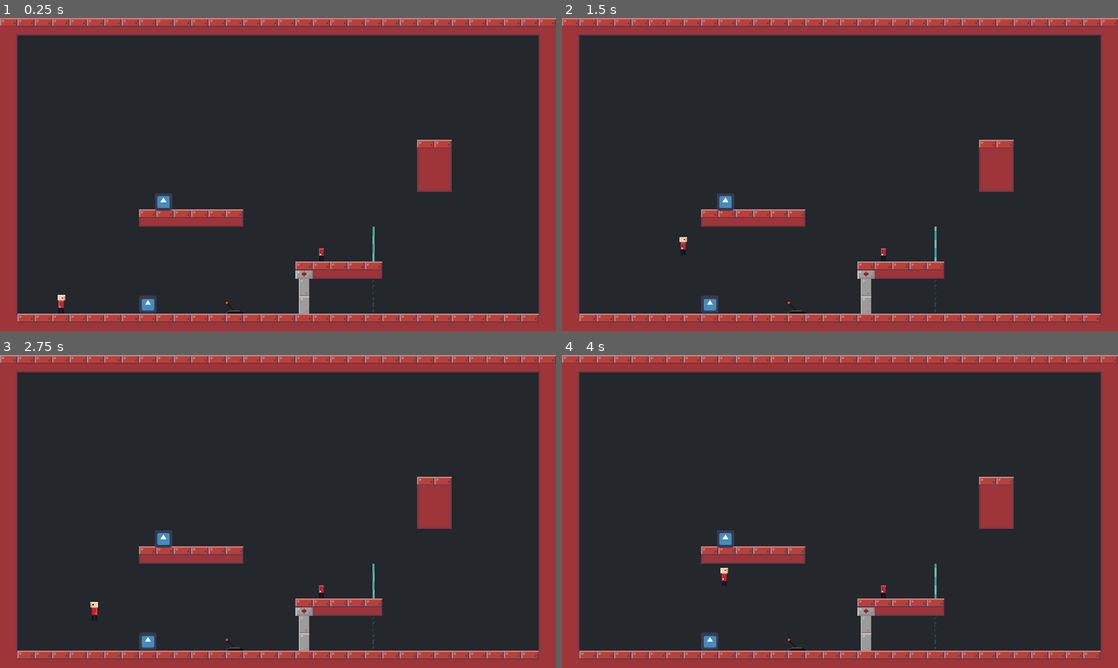
Above: before the commit, frames 1-4 (two rows, left to right).
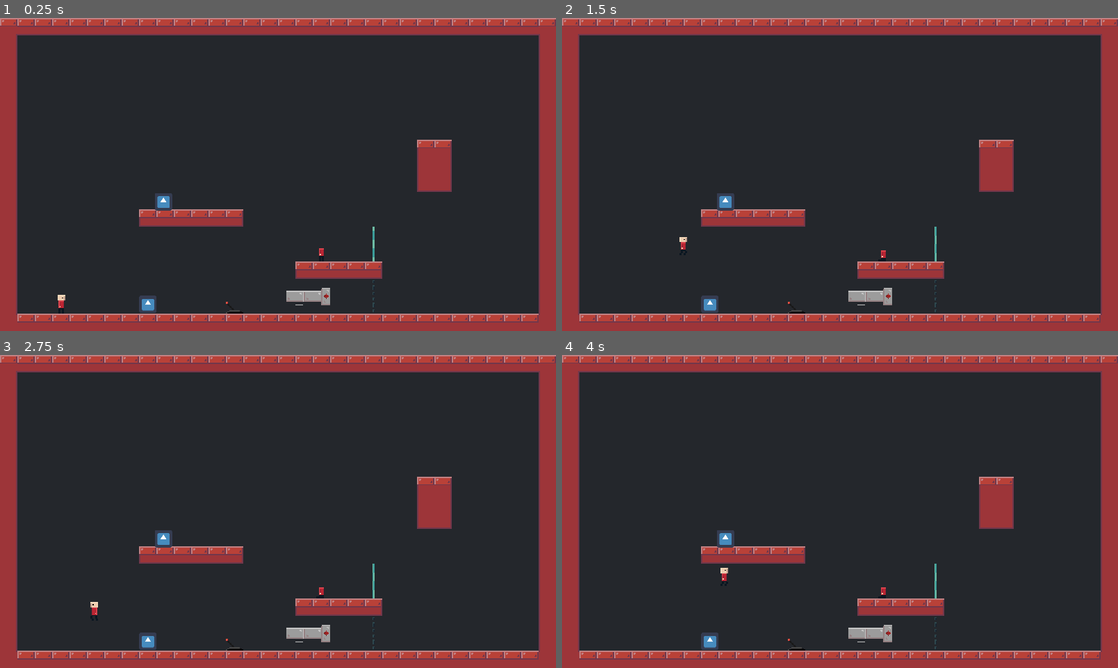
Above: after the commit, the same moments.

Repository: Lunatic-Games/kill-me-now
Game: Godot game, scene res://levels/level_test.tscn
Same seed, same stepped clock (60 frames per second), same inputs: the game is played once before the commit and once after it. The engine's default icon, where the game draws it, is replaced by a stand-in: a white triangle on a blue panel in a dark square.
Inputs:
- Up to frame 1 (0.25 s): no input
- Up to frame 2 (1.5 s): tap Enter at 0.5 s; hold D (move_right) from 0.53 s (still down); tap E (interact) at 0.6, 1.35 s; tap Space (jump) at 0.77, 1.25 s
- Up to frame 3 (2.75 s): tap Space (jump) at 1.52 s; tap Enter at 2 s; release D (move_right) at 2.03 s; hold A (move_left) from 2.03 s (still down); tap E (interact) at 2.1 s
- Up to frame 4 (4 s): release A (move_left) at 2.78 s; hold D (move_right) from 2.78 s (still down); tap E (interact) at 2.85, 3.6 s; tap Space (jump) at 3.02, 3.5, 3.77 s

The runs differ from the first frame. In frame 1, 0.5% of the frame differs, in the area x 51-68%, y 66-95%; in frame 2, 0.6%; in frame 3, 0.5%; in frame 4, 0.6%, in the area x 28-68%, y 66-95%.

Commit message:
Added animations and fixed npc edge cases

Diff:
--- a/body/body.gd
+++ b/body/body.gd
@@ -13,6 +13,11 @@
 var velocity = Vector2(0, 0)
 
 
+func _ready():
+	if !has_node("Soul"):
+		$AnimationPlayer.play("die")
+
+
 func _physics_process(delta):
 	if has_node("Soul"):
 		if Input.is_action_just_pressed("move_down"):
@@ -26,9 +31,13 @@
 		if Input.is_action_pressed("move_left"):
 			movement.x -= 1
 			set_direction(-1)
+			if abs(velocity.y) < 10.0:
+				$AnimationPlayer.play("moving")
 		if Input.is_action_pressed("move_right"):
 			movement.x += 1
 			set_direction(1)
+			if abs(velocity.y) < 10.0:
+				$AnimationPlayer.play("moving")
 		if (Input.is_action_just_pressed("jump") or
 				Input.is_action_just_pressed("move_up") and jumps_used < NUM_JUMPS):
 			jumps_used += 1
@@ -40,8 +49,12 @@
 
 	if is_on_floor():
 		jumps_used = 0
+		if has_node("Soul") and abs(velocity.x) < 10.0:
+			$AnimationPlayer.play("idle")
 	else:
 		velocity.y = min(velocity.y + GRAVITY, GRAVITY_CAP)
+		if has_node("Soul") and abs(velocity.y) > 10.0:
+			$AnimationPlayer.play("falling")
 	if is_on_ceiling():
 		velocity.y = max(0, velocity.y)
 	velocity = move_and_slide(velocity, UP_DIRECTION)
@@ -55,6 +68,12 @@
 	get_parent().add_child(soul)
 	soul.global_position = pos
 	soul.free_from_body()
+	$AnimationPlayer.play("die")
+
+
+func soul_entered():
+	set_direction(sign(get_node("Soul/Sprite").scale.x))
+	$AnimationPlayer.play("idle")
 
 
 func interact():
@@ -73,6 +92,8 @@
 
 
 func _on_InteractArea_area_entered(area):
+	if !has_node("Soul"):
+		return
 	if area.is_in_group("interactable") and area.get_parent().has_method("interact_enter"):
 		area.get_parent().interact_enter()
 
--- a/body/body.tscn
+++ b/body/body.tscn
@@ -12,15 +12,71 @@
 [sub_resource type="RectangleShape2D" id=3]
 extents = Vector2( 22, 24 )
 
+[sub_resource type="Animation" id=7]
+resource_name = "die"
+length = 0.5
+tracks/0/type = "value"
+tracks/0/path = NodePath("BodySprite:region_rect")
+tracks/0/interp = 1
+tracks/0/loop_wrap = true
+tracks/0/imported = false
+tracks/0/enabled = true
+tracks/0/keys = {
+"times": PoolRealArray( 0, 0.3 ),
+"transitions": PoolRealArray( 1, 1 ),
+"update": 1,
+"values": [ Rect2( 0, 0, 48, 48 ), Rect2( 48, 0, 48, 48 ) ]
+}
+
 [sub_resource type="Animation" id=4]
 resource_name = "falling"
+length = 0.1
+tracks/0/type = "value"
+tracks/0/path = NodePath("BodySprite:region_rect")
+tracks/0/interp = 1
+tracks/0/loop_wrap = true
+tracks/0/imported = false
+tracks/0/enabled = true
+tracks/0/keys = {
+"times": PoolRealArray( 0 ),
+"transitions": PoolRealArray( 1 ),
+"update": 0,
+"values": [ Rect2( 96, 0, 48, 48 ) ]
+}
 
 [sub_resource type="Animation" id=5]
 resource_name = "idle"
 loop = true
+tracks/0/type = "value"
+tracks/0/path = NodePath("BodySprite:region_rect")
+tracks/0/interp = 1
+tracks/0/loop_wrap = true
+tracks/0/imported = false
+tracks/0/enabled = true
+tracks/0/keys = {
+"times": PoolRealArray( 0 ),
+"transitions": PoolRealArray( 1 ),
+"update": 0,
+"values": [ Rect2( 0, 0, 48, 48 ) ]
+}
 
 [sub_resource type="Animation" id=6]
 resource_name = "moving"
+length = 0.8
+loop = true
+step = 0.05
+tracks/0/type = "value"
+tracks/0/path = NodePath("BodySprite:region_rect")
+tracks/0/interp = 1
+tracks/0/loop_wrap = true
+tracks/0/imported = false
+tracks/0/enabled = true
+tracks/0/keys = {
+"times": PoolRealArray( 0, 0.1, 0.2, 0.3, 0.4, 0.5, 0.6, 0.7 ),
+"transitions": PoolRealArray( 1, 1, 1, 1, 1, 1, 1, 1 ),
+"update": 1,
+"values": [ Rect2( 0, 0, 48, 48 ), Rect2( 144, 0, 48, 48 ), Rect2( 192, 0, 48, 48 ), Rect2( 144, 0, 48, 48 ), Rect2( 0, 0, 48, 48 ), Rect2( 144, 0, 48, 48 ), Rect2( 240, 0, 48, 48 ), Rect2( 144, 0, 48, 48 ) ]
+}
 
 [node name="Player" type="KinematicBody2D"]
 collision_layer = 0
@@ -31,8 +87,11 @@
 
 [node name="BodySprite" type="Sprite" parent="."]
 texture = ExtResource( 3 )
+region_enabled = true
+region_rect = Rect2( 0, 0, 48, 48 )
 
 [node name="BodyCollisionShape2D" type="CollisionShape2D" parent="."]
+visible = false
 position = Vector2( -1, 7 )
 shape = SubResource( 1 )
 
@@ -54,6 +113,7 @@
 shape = SubResource( 3 )
 
 [node name="AnimationPlayer" type="AnimationPlayer" parent="."]
+anims/die = SubResource( 7 )
 anims/falling = SubResource( 4 )
 anims/idle = SubResource( 5 )
 anims/moving = SubResource( 6 )
--- a/contraptions/soul_fence/soul_fence.tscn
+++ b/contraptions/soul_fence/soul_fence.tscn
@@ -4,6 +4,7 @@
 
 [sub_resource type="Animation" id=1]
 resource_name = "spiral"
+length = 0.6
 loop = true
 step = 0.05
 tracks/0/type = "value"
@@ -13,7 +14,7 @@
 tracks/0/imported = false
 tracks/0/enabled = true
 tracks/0/keys = {
-"times": PoolRealArray( 0, 0.25, 0.5, 0.75 ),
+"times": PoolRealArray( 0, 0.15, 0.3, 0.45 ),
 "transitions": PoolRealArray( 1, 1, 1, 1 ),
 "update": 1,
 "values": [ Rect2( 0, 0, 32, 32 ), Rect2( 32, 0, 32, 32 ), Rect2( 64, 0, 32, 32 ), Rect2( 96, 0, 32, 32 ) ]
@@ -29,7 +30,7 @@
 [node name="Sprite" type="Sprite" parent="."]
 texture = ExtResource( 1 )
 region_enabled = true
-region_rect = Rect2( 96, 0, 32, 32 )
+region_rect = Rect2( 0, 0, 32, 32 )
 
 [node name="AnimationPlayer" type="AnimationPlayer" parent="Sprite"]
 autoplay = "spiral"
--- a/dialogue/dialogue.gd
+++ b/dialogue/dialogue.gd
@@ -32,7 +32,10 @@
 		feed = content[page]
 	else:
 		if feed.empty():
-			_make_inactive()
+			if visible:
+				_make_inactive()
+			else:
+				_make_active()
 		else:
 			text += feed
 			feed = ""
--- a/levels/level_test.tscn
+++ b/levels/level_test.tscn
@@ -44,6 +44,7 @@
 
 [node name="Gate" parent="." instance=ExtResource( 7 )]
 position = Vector2( 560, 512 )
+rotation = 1.5708
 script = SubResource( 1 )
 
 [node name="NPC" parent="." instance=ExtResource( 3 )]
--- a/npc/npc.gd
+++ b/npc/npc.gd
@@ -17,6 +17,9 @@
 func interact():
 	if showing_text:
 		$Dialogue._flip_page()
+	else:
+		$Dialogue._make_active()
+		showing_text = true
 
 func interact_exit():
 	if showing_text:
--- a/soul/soul.gd
+++ b/soul/soul.gd
@@ -53,7 +53,7 @@
 	get_parent().remove_child(self)
 	body.add_child(self)
 	body.move_child(self, 0)
-	body.set_direction(sign($Sprite.scale.x))
+	body.soul_entered()
 	position = body.get_node("AttachmentPoint").position
 
 
Binary file changed: body/body.png
Not shown: 1 places in body/body.tscn that only renumber resources
Not shown, changed: body/player.pyxel
Not shown, added: contraptions/fence/fence.pyxel
Not shown, added: contraptions/soul_fence/soul_fence.pyxel
